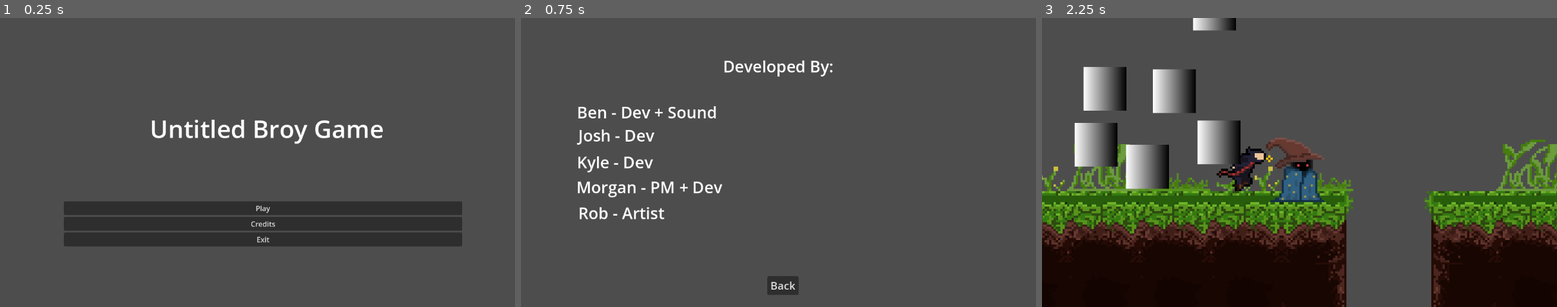
Above: before the commit, frames 1-3 (left to right).
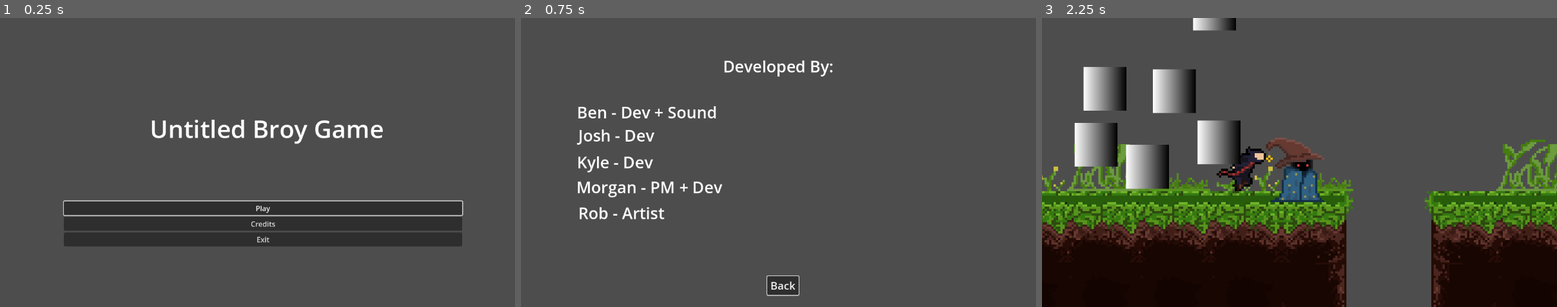
Above: after the commit, the same moments.

Repository: MRobinson12/BroyGames
Game: Godot game, scene res://Scenes/main_menu.tscn
The game is run twice, just before and just after one commit, with the same random seed, the same clock (stepped at 60 frames per second) and the same inputs.
Inputs:
- Up to frame 1 (0.25 s): no input
- Up to frame 2 (0.75 s): click "Credits" at 0.5 s
- Up to frame 3 (2.25 s): click "Back" at 1.25 s; click "Play" at 2 s

The runs differ from the first frame. In frame 1, 0.7% of the frame differs, in the area x 12-90%, y 63-69%; in frame 2, less than 0.1%; in frame 3, nothing differs.

Commit message:
Added Menus can now be controlled without Mouse

Diff:
--- a/Scripts/credits.gd
+++ b/Scripts/credits.gd
@@ -1,4 +1,7 @@
 extends Node
+
+func _ready():
+	$VBoxContainer/Return.grab_focus()
 
 func _on_return_pressed() -> void:
 	get_tree().change_scene_to_file("res://Scenes/main_menu.tscn")
--- a/Scripts/mainmenu.gd
+++ b/Scripts/mainmenu.gd
@@ -1,4 +1,7 @@
 extends Node
+
+func _ready():
+	$VBoxContainer/Play.grab_focus()
 
 func _on_play_pressed() -> void:
 	get_tree().change_scene_to_file("res://Scenes/test_scene.tscn")
